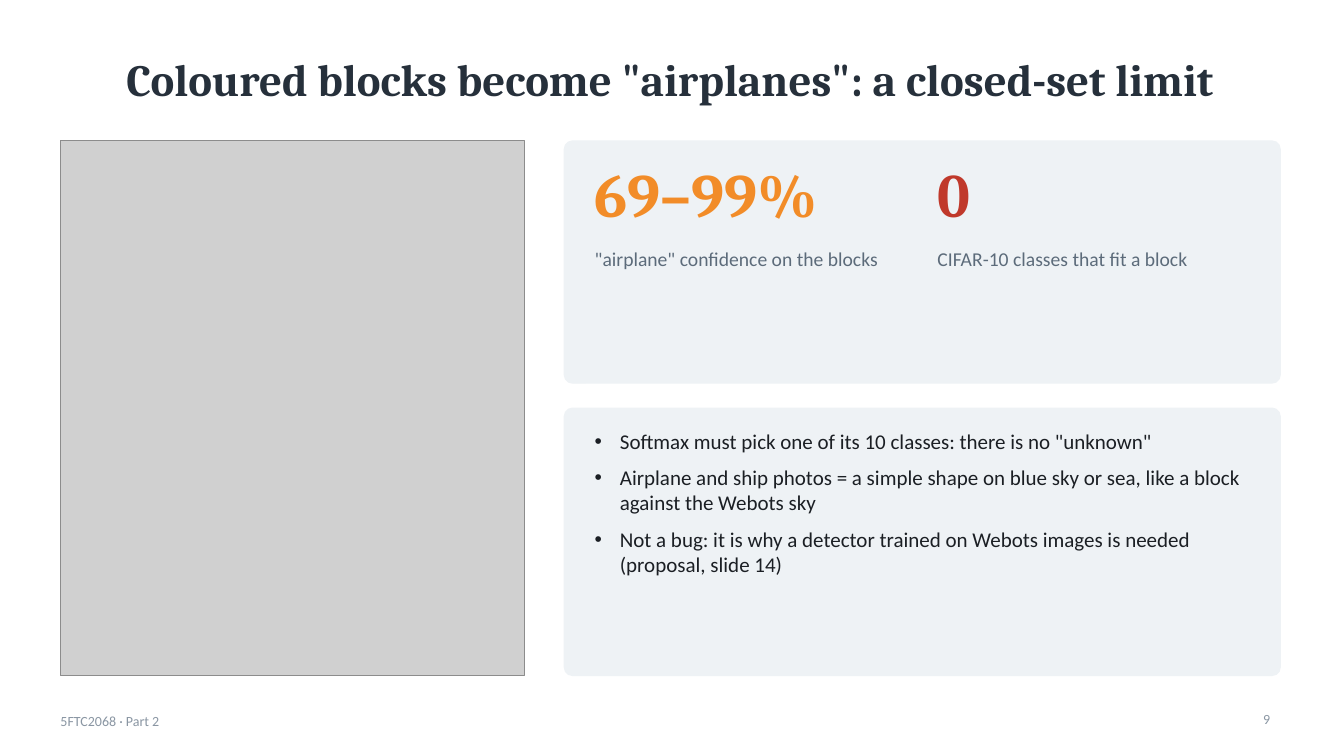
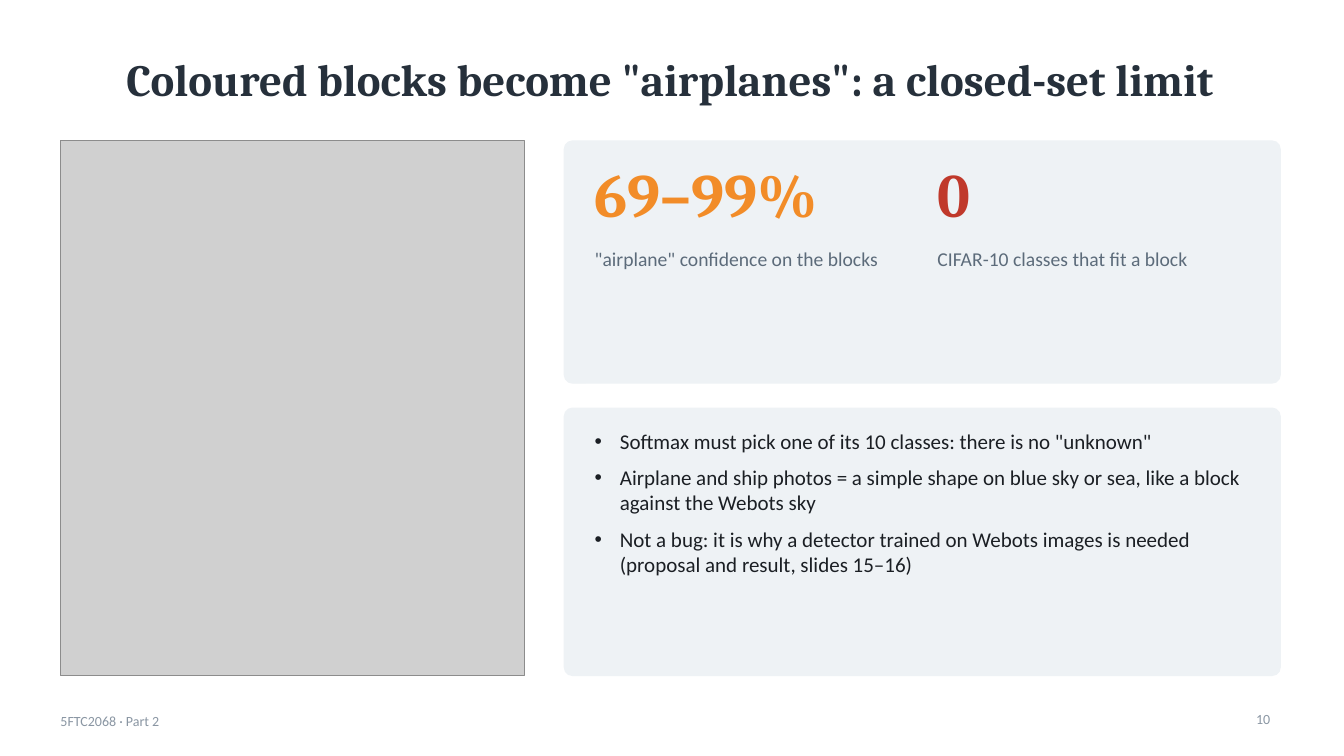
Before and after one commit to kris072008/webots-cnn-colour-detection, a slide deck: slide 10 of report/Krishna_Mahajan_106wucww_Part2_Presentation.pptx (slide 9 before the commit). Drawn at 1344x756 pixels with LibreOffice and Linux fonts; fonts in the diff are those of the drawing; grey boxes stand for pictures. Boxes give left, top, right and bottom in pixels: in the first picture for what was removed or moved away, otherwise in the second. Text is boxed around its words. In the diff, an @@ line names an element or a change of style, - is before the commit and + after.

Commit message:
Report and slides: Webots-trained shape CNN, robot shape check, Grad-CAM
Report Sections 2.6, 3.12 and 4.8, objective O6, 25 references; slides 9,
15-17; updated Webots submission zip.

```diff
--- a/report/Krishna_Mahajan_106wucww_Part2_Presentation.pptx
+++ b/report/Krishna_Mahajan_106wucww_Part2_Presentation.pptx
@@ text at [620, 532, 1189, 576]: text changed @@
-• Not a bug: it is why a detector trained on Webots images is needed (proposal, slide 14)
+• Not a bug: it is why a detector trained on Webots images is needed (proposal and result, slides 15–16)
@@ page number at [1256, 715, 1270, 724]: text changed @@
-9
+10
```
Also in this commit, not shown: 4 other slides changed, 3 slides added, 3 other files.
